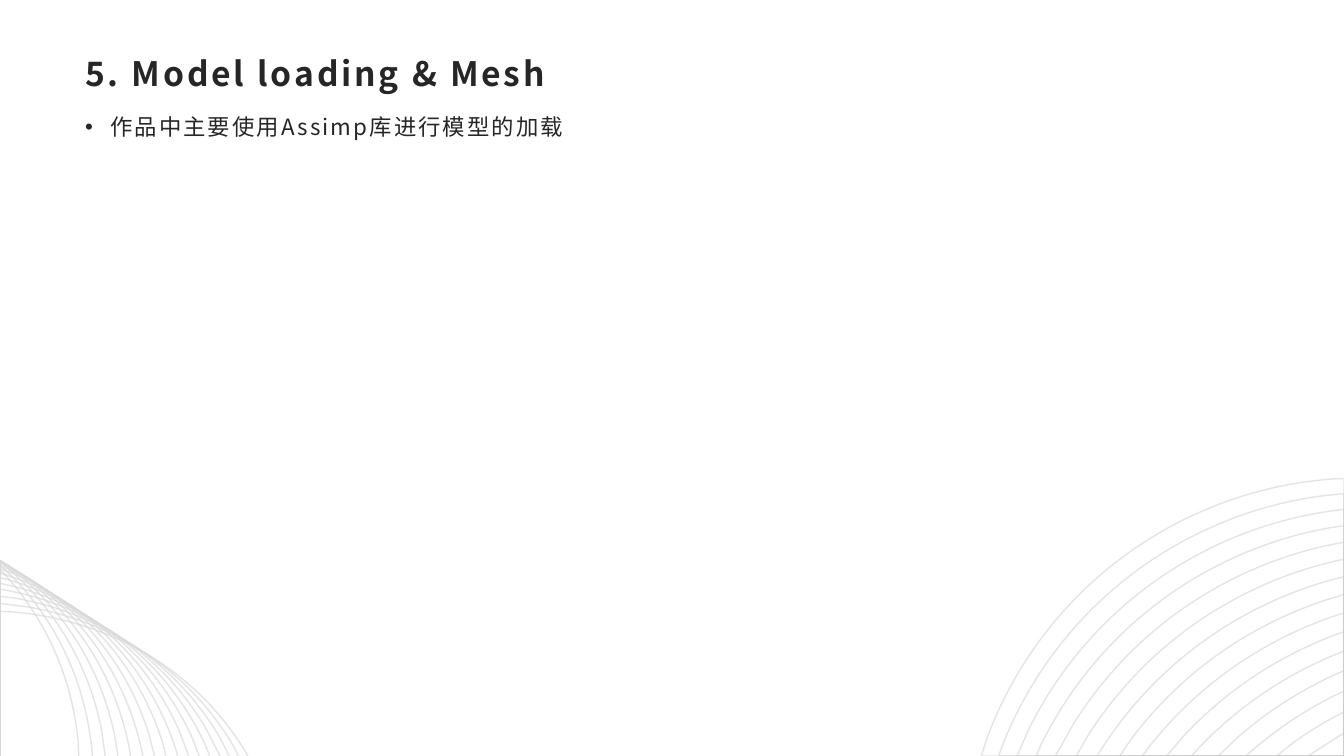
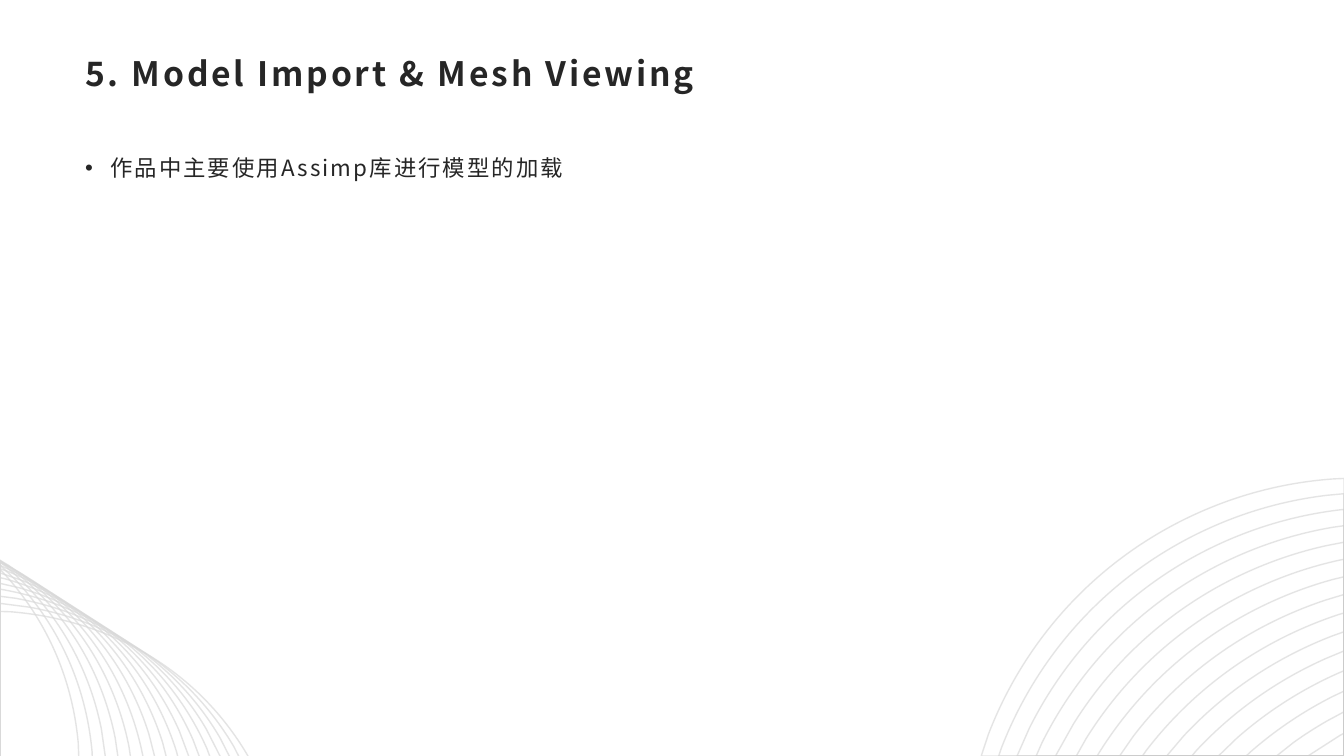
Before and after one commit to computer-graphic-2019/Group19, a slide deck: slide 12 of CG_final.pptx (slide 9 before the commit). Drawn at 1344x756 pixels with LibreOffice and Linux fonts; fonts in the diff are those of the drawing. Boxes give left, top, right and bottom in pixels: in the first picture for what was removed or moved away, otherwise in the second. Text is boxed around its words. In the diff, an @@ line names an element or a change of style, - is before the commit and + after.

```diff
--- a/CG_final.pptx
+++ b/CG_final.pptx
@@ title at [85,58,694,94]: text changed @@
-5. Model loading & Mesh
+5. Model Import & Mesh Viewing
@@ text "作品中主要使用Assimp库进行模型的加载": place and size @@
-text "作品中主要使用Assimp库进行模型的加载" at [110,116,279,137]
+text "作品中主要使用Assimp库进行模型的加载" at [110,157,279,178]
```
Also in this commit, not shown: 10 other slides changed, 10 slides added, 3 slides removed.
